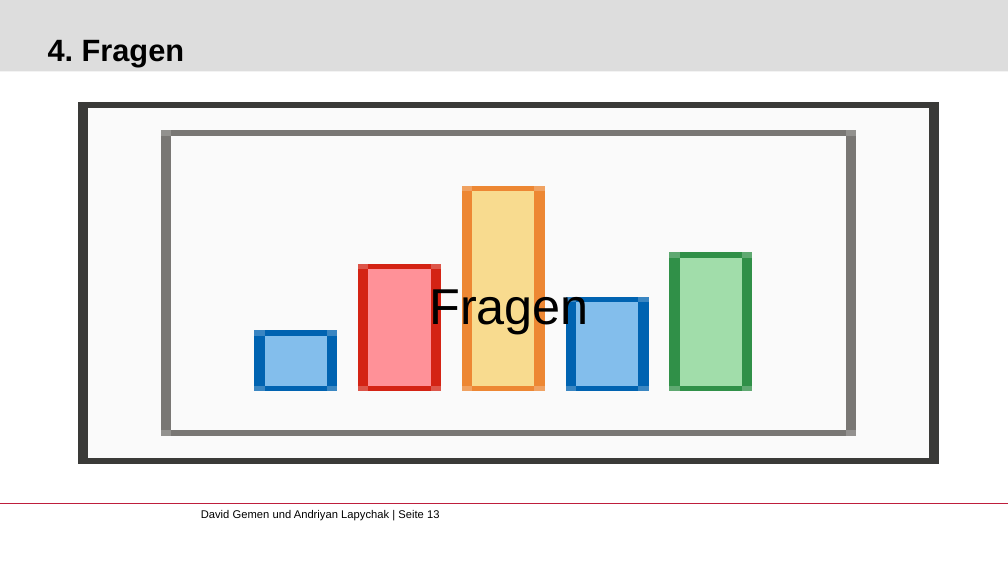
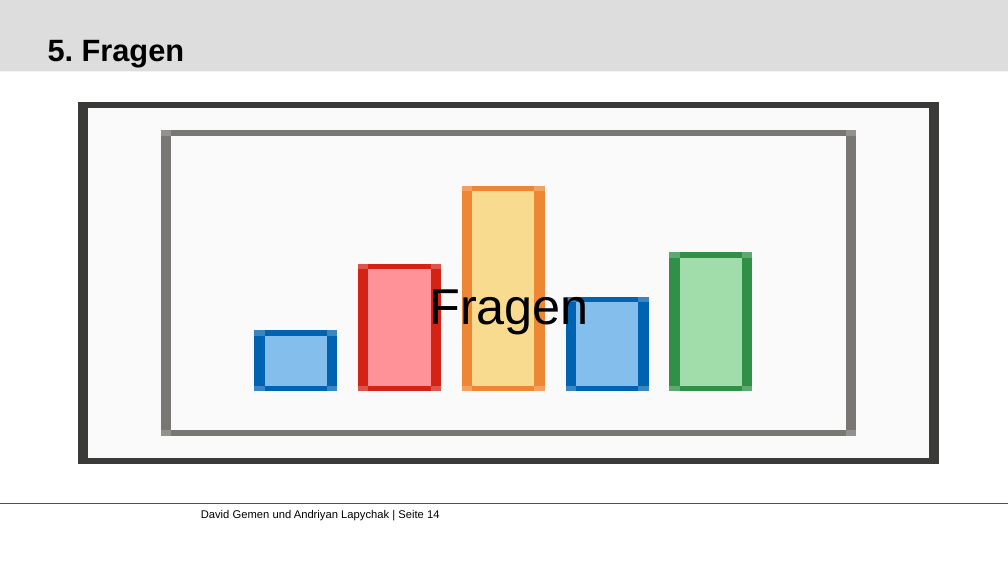
Before and after one commit to gemdav/Programmieren-1-Tutorium, a slide deck: slide 14 of slides/01_first_steps_with_java.pptx (slide 13 before the commit). Drawn at 1008x567 pixels with LibreOffice and Linux fonts; fonts in the diff are those of the drawing; background and template pictures are left out. Boxes give left, top, right and bottom in pixels: in the first picture for what was removed or moved away, otherwise in the second. Text is boxed around its words. In the diff, an @@ line names an element or a change of style, - is before the commit and + after.

```diff
--- a/slides/01_first_steps_with_java.pptx
+++ b/slides/01_first_steps_with_java.pptx
@@ title at [48,39,184,67]: text changed @@
-4. Fragen
+5. Fragen
@@ text at [201,510,439,521]: text changed @@
-David Gemen und Andriyan Lapychak | Seite 13
+David Gemen und Andriyan Lapychak | Seite 14
```
Also in this commit, not shown: 2 other slides changed, 1 slide added.
